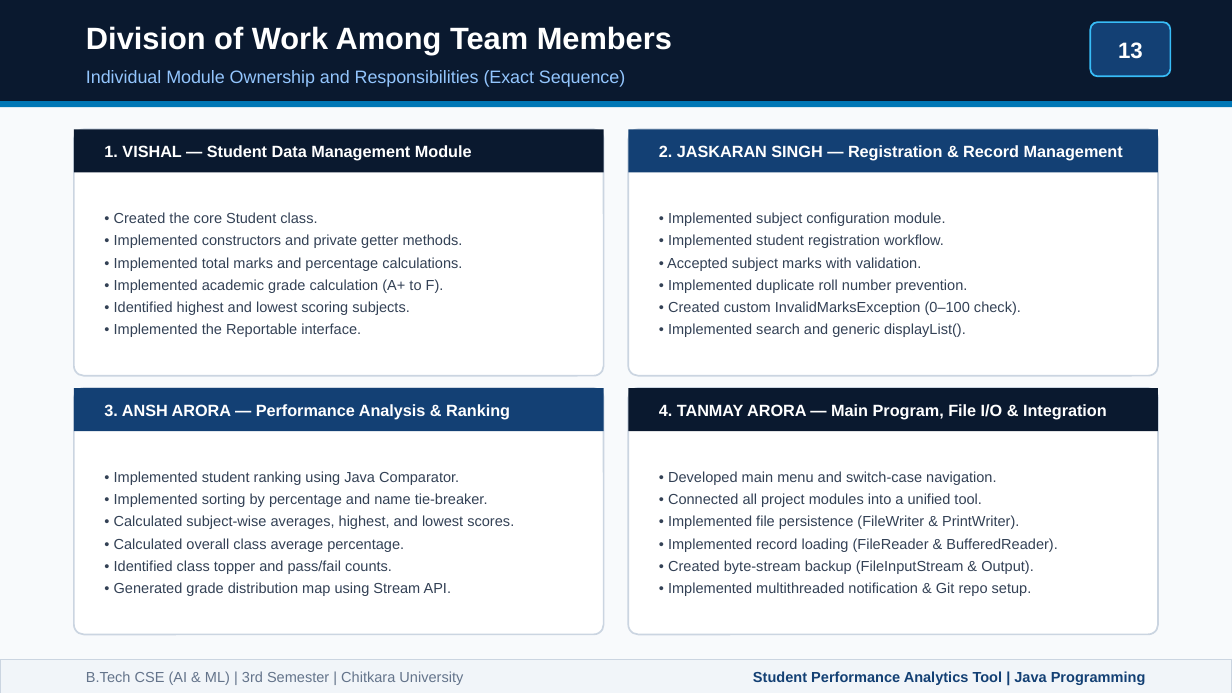
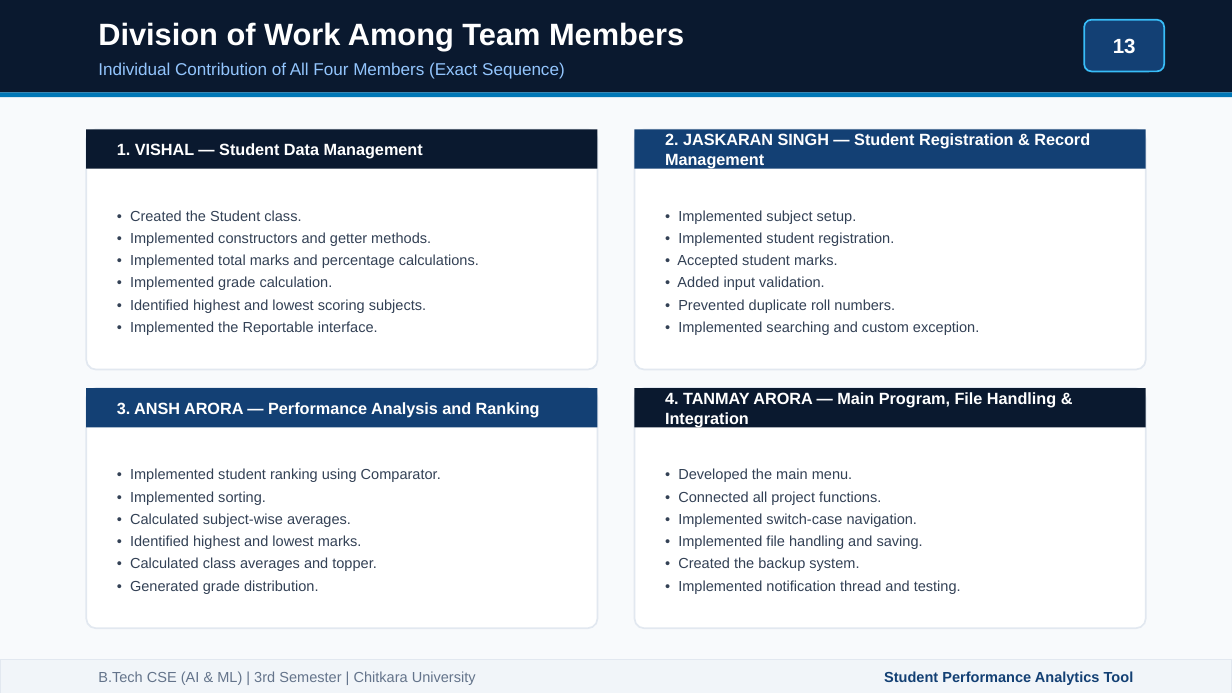
Before and after one commit to Tanmay-Arora19/java_project_sem3, a slide deck: slide 13 of Student_Performance_Analytics_Presentation.pptx. Drawn at 1232x693 pixels with LibreOffice and Linux fonts; fonts in the diff are those of the drawing. Boxes give left, top, right and bottom in pixels: in the first picture for what was removed or moved away, otherwise in the second. Text is boxed around its words. In the diff, an @@ line names an element or a change of style, - is before the commit and + after.

Commit message:
Update presentation with minimal layout and add Faculty Guide Rohit Sharma

```diff
--- a/Student_Performance_Analytics_Presentation.pptx
+++ b/Student_Performance_Analytics_Presentation.pptx
@@ rectangle resized from (x1=0, y1=0, x2=1232, y2=101) to (x1=0, y1=0, x2=1232, y2=92) @@
@@ text "Division of Work Among Team ..." moved from (x1=86, y1=26, x2=672, y2=54) to (x1=98, y1=22, x2=684, y2=51) @@
@@ text "13" at (x1=1113, y1=38, x2=1136, y2=54): size 13 to 12 pt @@
@@ rounded rectangle moved from (x1=1090, y1=22, x2=1170, y2=76) to (x1=1084, y1=20, x2=1164, y2=71) @@
@@ rounded rectangle at (x1=1084, y1=20, x2=1164, y2=71): proportions changed @@
@@ text at (x1=98, y1=62, x2=565, y2=79): text changed; size 10.5 to 10 pt @@
-Individual Module Ownership and Responsibilities (Exact Sequence)
+Individual Contribution of All Four Members (Exact Sequence)
@@ rectangle moved from (x1=0, y1=101, x2=1232, y2=107) to (x1=0, y1=92, x2=1232, y2=97) @@
@@ rectangle resized from (x1=74, y1=129, x2=604, y2=172) to (x1=86, y1=129, x2=598, y2=169) @@
@@ rounded rectangle resized from (x1=74, y1=129, x2=604, y2=376) to (x1=86, y1=129, x2=598, y2=370) @@
@@ text at (x1=117, y1=143, x2=423, y2=159): text changed @@
-1. VISHAL — Student Data Management Module
+1. VISHAL — Student Data Management
@@ rectangle resized from (x1=628, y1=129, x2=1158, y2=172) to (x1=634, y1=129, x2=1146, y2=169) @@
@@ rounded rectangle resized from (x1=628, y1=129, x2=1158, y2=376) to (x1=634, y1=129, x2=1146, y2=370) @@
@@ text at (x1=665, y1=133, x2=1090, y2=169): text changed @@
-2. JASKARAN SINGH — Registration & Record Management
+2. JASKARAN SINGH — Student Registration & Record Management
@@ text "• Created the Student class." moved from (x1=114, y1=212, x2=463, y2=337) to (x1=130, y1=210, x2=479, y2=335) @@
@@ text at (x1=130, y1=210, x2=431, y2=246): text changed @@
-• Created the core Student class.
-• Implemented constructors and private getter methods.
+• Created the Student class.
+• Implemented constructors and getter methods.
@@ text at (x1=677, y1=210, x2=979, y2=335): text changed @@
-• Implemented subject configuration module.
-• Implemented student registration workflow.
-• Accepted subject marks with validation.
-• Implemented duplicate roll number prevention.
-• Created custom InvalidMarksException (0–100 check).
-• Implemented search and generic displayList().
+• Implemented subject setup.
+• Implemented student registration.
+• Accepted student marks.
+• Added input validation.
+• Prevented duplicate roll numbers.
+• Implemented searching and custom exception.
@@ text at (x1=130, y1=276, x2=333, y2=290): text changed @@
-• Implemented academic grade calculation (A+ to F).
+• Implemented grade calculation.
@@ rectangle resized from (x1=74, y1=388, x2=604, y2=431) to (x1=86, y1=388, x2=598, y2=428) @@
@@ outline #CBD5E1 1 pt to #E2E8F0 1 pt; proportions changed in 4 elements at (x1=634, y1=129, x2=1146, y2=370), (x1=86, y1=129, x2=598, y2=370), (x1=634, y1=388, x2=1146, y2=628), (x1=86, y1=388, x2=598, y2=628) @@
@@ rounded rectangle resized from (x1=74, y1=388, x2=604, y2=634) to (x1=86, y1=388, x2=598, y2=628) @@
@@ rectangle resized from (x1=628, y1=388, x2=1158, y2=431) to (x1=634, y1=388, x2=1146, y2=428) @@
@@ rounded rectangle resized from (x1=628, y1=388, x2=1158, y2=634) to (x1=634, y1=388, x2=1146, y2=628) @@
@@ text at (x1=117, y1=402, x2=540, y2=418): text changed @@
-3. ANSH ARORA — Performance Analysis & Ranking
+3. ANSH ARORA — Performance Analysis and Ranking
@@ text at (x1=665, y1=392, x2=1056, y2=427): text changed @@
-4. TANMAY ARORA — Main Program, File I/O & Integration
+4. TANMAY ARORA — Main Program, File Handling & Integration
@@ text at (x1=130, y1=468, x2=441, y2=594): text changed @@
-• Implemented student ranking using Java Comparator.
-• Implemented sorting by percentage and name tie-breaker.
-• Calculated subject-wise averages, highest, and lowest scores.
-• Calculated overall class average percentage.
-• Identified class topper and pass/fail counts.
-• Generated grade distribution map using Stream API.
+• Implemented student ranking using Comparator.
+• Implemented sorting.
+• Calculated subject-wise averages.
+• Identified highest and lowest marks.
+• Calculated class averages and topper.
+• Generated grade distribution.
@@ text at (x1=678, y1=468, x2=961, y2=594): text changed @@
-• Developed main menu and switch-case navigation.
-• Connected all project modules into a unified tool.
-• Implemented file persistence (FileWriter & PrintWriter).
-• Implemented record loading (FileReader & BufferedReader).
-• Created byte-stream backup (FileInputStream & Output).
-• Implemented multithreaded notification & Git repo setup.
+• Developed the main menu.
+• Connected all project functions.
+• Implemented switch-case navigation.
+• Implemented file handling and saving.
+• Created the backup system.
+• Implemented notification thread and testing.
@@ rectangle at (x1=0, y1=659, x2=1232, y2=693): outline #CBD5E1 0.5 pt to #E2E8F0 0.5 pt @@
@@ text "B.Tech CSE (AI & ML) ..." moved from (x1=86, y1=671, x2=463, y2=685) to (x1=98, y1=671, x2=476, y2=685) @@
@@ text at (x1=884, y1=671, x2=1134, y2=685): text changed @@
-Student Performance Analytics Tool | Java Programming
+Student Performance Analytics Tool
```
Also in this commit, not shown: 13 other slides changed, 1 slide added, 1 slide removed, 3 other files.
